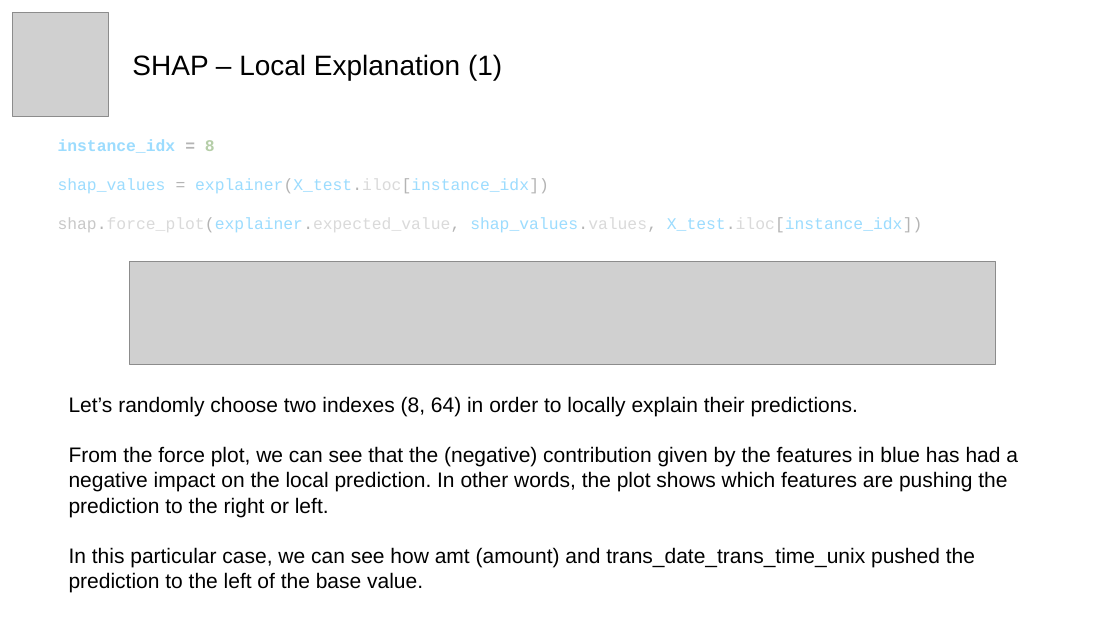
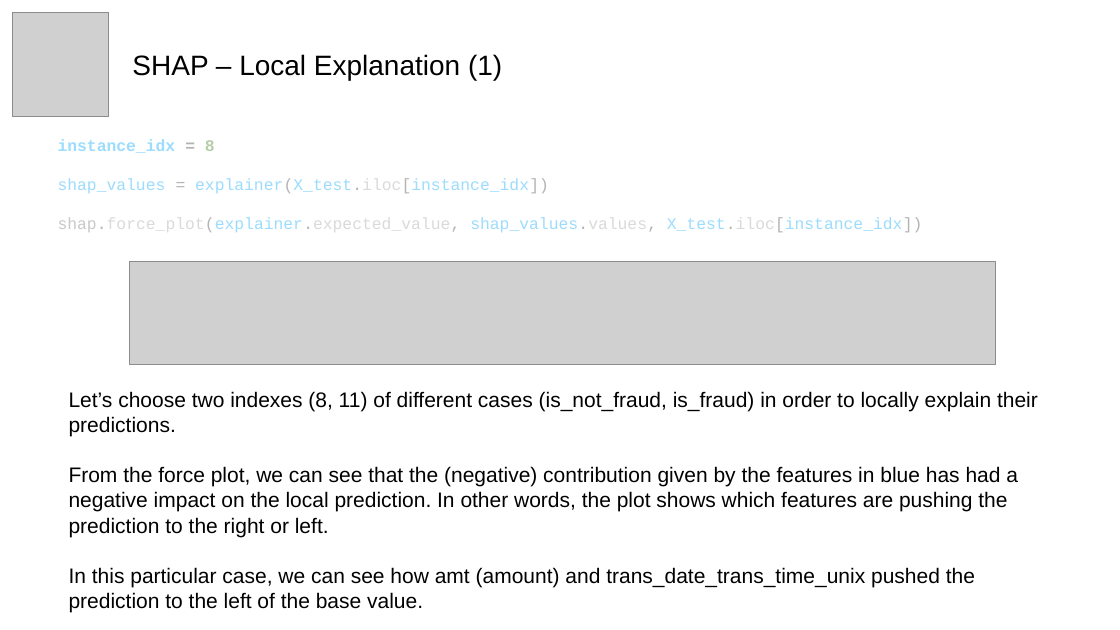
Before and after one commit to dlleonardo/credit-card-fraud-detection-xai, a slide deck: slide 12 of credit_card_fraud_detection.pptx. Drawn at 1120x630 pixels with LibreOffice and Linux fonts; fonts in the diff are those of the drawing; grey boxes stand for pictures. Boxes give left, top, right and bottom in pixels: in the first picture for what was removed or moved away, otherwise in the second. Text is boxed around its words. In the diff, an @@ line names an element or a change of style, - is before the commit and + after.

```diff
--- a/credit_card_fraud_detection.pptx
+++ b/credit_card_fraud_detection.pptx
@@ text at (x1=69, y1=391, x2=1038, y2=436): text changed @@
-Let’s randomly choose two indexes (8, 64) in order to locally explain their predictions.
+Let’s choose two indexes (8, 11) of different cases (is_not_fraud, is_fraud) in order to locally explain their predictions.
```
Also in this commit, not shown: 11 other slides changed, 1 slide added, 1 slide removed, 1 other file.
